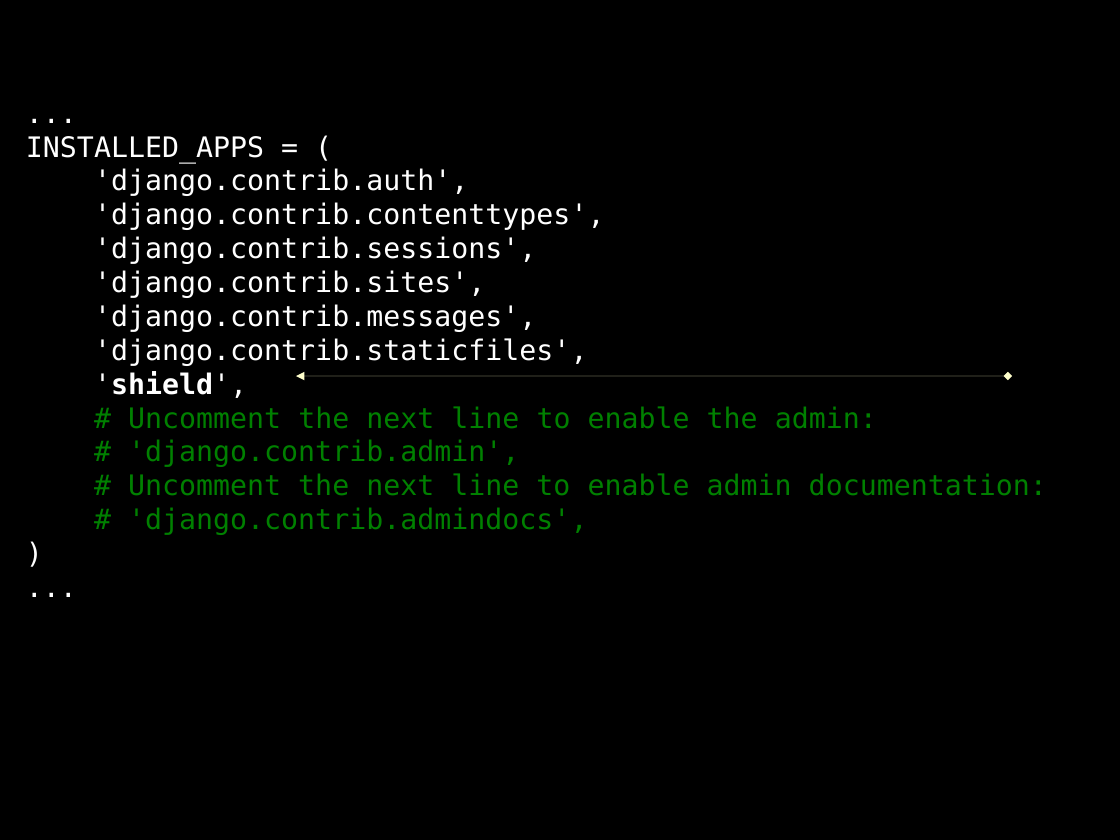
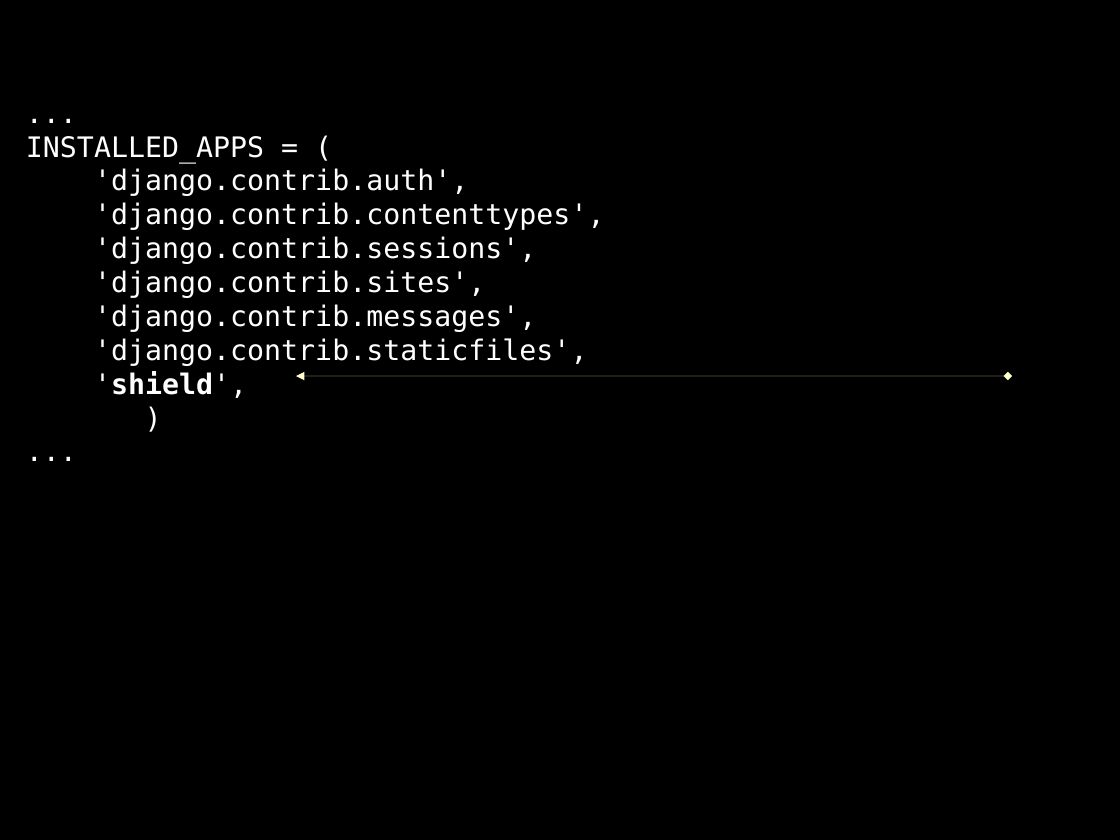
Before and after one commit to euribates/curso-django, a slide deck: slide 58 of presentacion/curso_django.odp (slide 49 before the commit). Drawn at 1120x840 pixels with LibreOffice and Linux fonts; fonts in the diff are those of the drawing. Boxes give left, top, right and bottom in pixels: in the first picture for what was removed or moved away, otherwise in the second. Text is boxed around its words. In the diff, an @@ line names an element or a change of style, - is before the commit and + after.

Commit message:
Cambio en presentacion -> Django 1.8

```diff
--- a/presentacion/curso_django.odp
+++ b/presentacion/curso_django.odp
@@ text at (128, 406, 1047, 535): paragraphs removed @@
-# Uncomment the next line to enable the admin:
-# 'django.contrib.admin',
-# Uncomment the next line to enable admin documentation:
-# 'django.contrib.admindocs',
```
Also in this commit, not shown: 31 other slides changed, 14 slides added, 2 slides removed, 11 other files.
